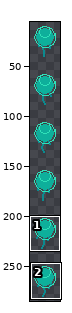
Sprite sheet, stored at resources/pngs/animals/Jellyfish.png. Above, an overview of the earlier version with the close-up marked.
Close-up. The starting point:
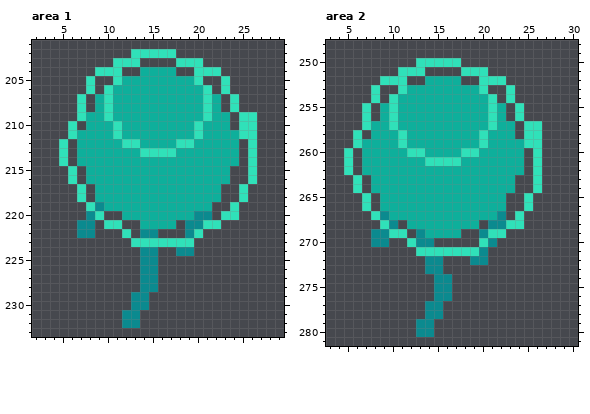
The file is 32x288 pixels. Shown: area 1: x 2..29, y 201..233; area 2: x 3..30, y 248..281. The wide view leaves out empty margins. The commit also changed other parts of the picture, which this record leaves out.
New version:
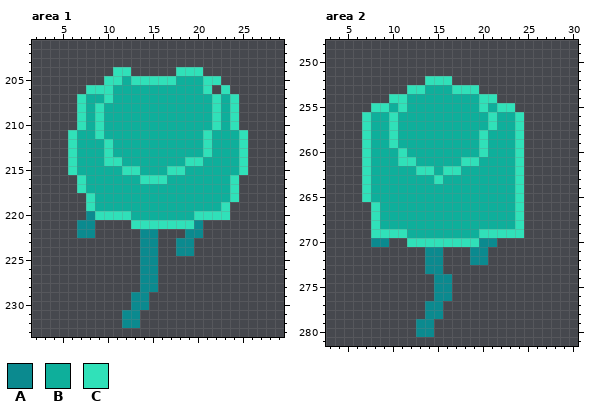
Palette (. is transparent): A #0b8a8f  B #0eaf9b  C #30e1b9
Difference:
Changed rows in their new state; - is an unchanged pixel.
Area 1:
first column x 5:
202 --------.....---------
203 ------...----...------
204 ----..-C-....CC-..----
205 ---.-C--CCCCC--BCC.---
206 ----C-----------------
207 ---B------------BCB---
208 ---BCB----------BCB---
209 ----CB----------BC-C..
210 -.C-C-B--------B-C-C..
211 ----C-B--------BC----.
212 .C---C-BB----BB-C---C.
213 .C---C---BBBB---C---C.
214 .C---CC-------CC----C.
215 --B----CC---CC-----BC.
216 -.C------CCC-------C-.
217 ---B--------------BC.-
218 --.C--------------BC.-
219 ----B------------BC.--
220 -----CCC-------CCC-.--
221 -----..-CCCCCCC-..----
222 -------.-------A------
223 --------.AA..AA-------
Area 2:
first column x 5:
250 --------.....---------
251 ------...----...------
252 ----...--CCC.--...----
253 ---.--.CC---CCC.--.---
254 ---.--C--------C--.---
255 --.CCBC--------CBCC.--
256 ---B--------------B---
257 -------------------C..
258 -.C--CB------------C..
259 -.C--CB------------C..
260 .-C---CBB----BBC---C-.
261 .-C---CC-BBBBCC----C-.
262 .-C-----CC-CC------C-.
263 -.C-------C--------C-.
264 -.C----------------C-.
265 ---B--------------BC.-
266 --.C--------------BC.-
267 ----B------------BB---
268 ---CBBB--------BBBB---
269 ---CC--BB----BBC--CC--
270 --------CCCCCCCA------
271 --------.AA...A-------
Pixel boxes of the changes (left, top, right, bottom) in both close-ups:
changed: (59, 49, 257, 247)
changed: (344, 58, 542, 256)
